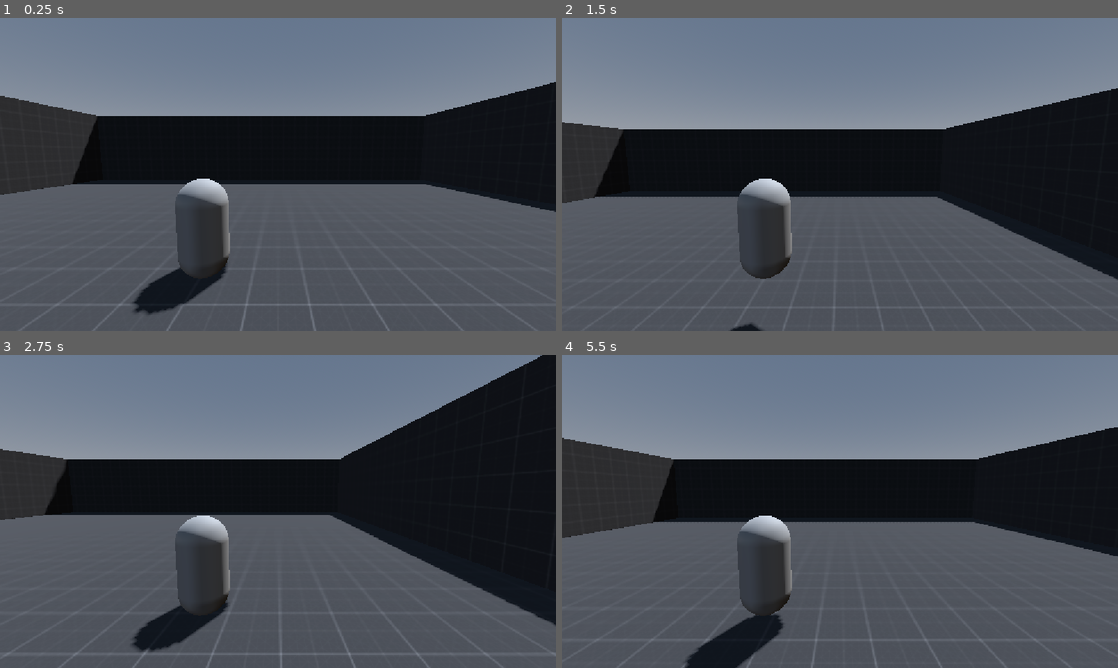
Above: before the commit, frames 1-4 (two rows, left to right).
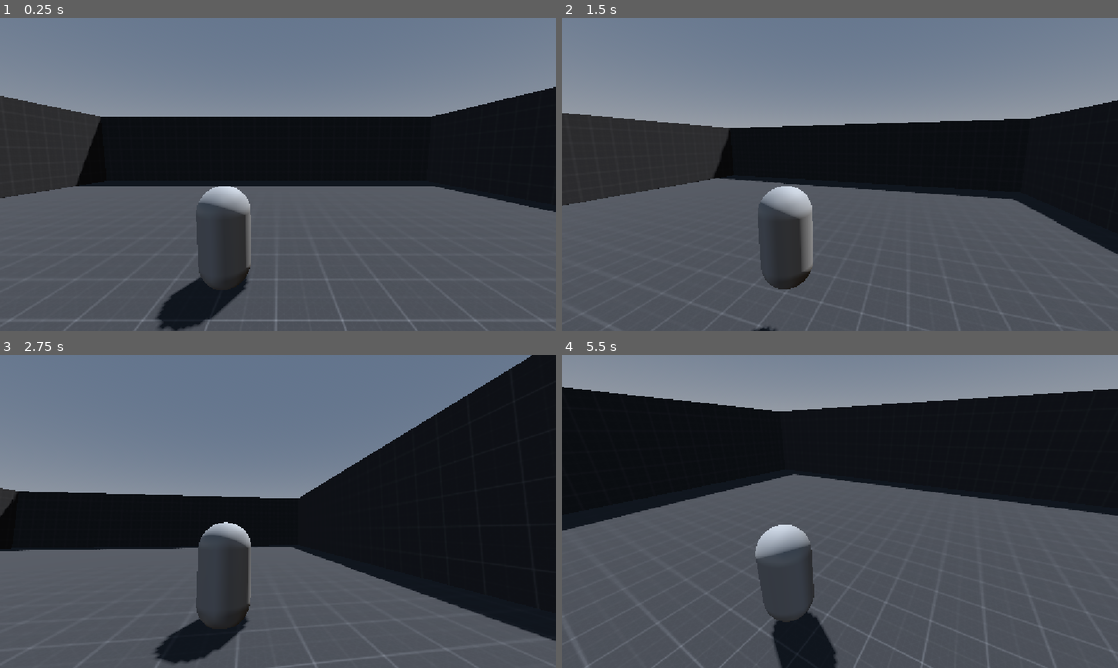
Above: after the commit, the same moments.

Repository: alavanzasp-code/IJStudio
Game: Godot game, scene res://Test Area (World)/test_area.tscn
Same seed, same stepped clock (60 frames per second), same inputs: the game is played once before the commit and once after it.
Inputs (mouse positions are in pixels of both pictures, inside the frame that each line leads up to):
- Up to frame 1 (0.25 s): no input
- Up to frame 2 (1.5 s): tap Enter at 0.5 s; move the mouse to (962, 158) at 0.52 s; hold D (right) 0.53-1.28 s; tap Ctrl (slide) at 0.6 s; click (962, 158) at 0.67 s; tap Space (jump) at 0.77 s; move the mouse to (728, 190) at 1.27 s; hold S (down) from 1.28 s (still down); tap Shift (sprint) at 1.35 s; click (728, 190) at 1.42 s
- Up to frame 3 (2.75 s): tap Space (jump) at 1.52 s; move the mouse to (333, 442) at 2.02 s; release S (down) at 2.03 s; hold D (right) from 2.03 s (still down); tap Ctrl (slide) at 2.1 s; click (333, 442) at 2.17 s
- Up to frame 4 (5.5 s): move the mouse to (812, 574) at 2.77 s; release D (right) at 2.78 s; hold W (up) 2.78-3.53 s; tap Shift (sprint) at 2.85, 4.35 s; click (812, 574) at 2.92 s; tap Space (jump) at 3.02, 3.77, 4.52 s; move the mouse to (1006, 558) at 3.52 s; hold A (left) 3.53-5.03 s; tap Ctrl (slide) at 3.6, 5.1 s; click (1006, 558) at 3.67 s; tap Escape (ui_cancel) at 4.15 s; move the mouse to (673, 464) at 4.27 s; click (673, 464) at 4.42 s; move the mouse to (867, 511) at 5.02 s; hold S (down) from 5.03 s (still down); click (867, 511) at 5.17 s

The runs differ from the first frame. In frame 1, 6.4% of the frame differs, in the area x 0-100%, y 20-100%; in frame 2, 13%; in frame 3, 23%; in frame 4, 42%, in the area x 0-100%, y 8-100%.

Commit message:
fix camera movement

Diff:
--- a/Test Area (World)/camera_settings.gd
+++ b/Test Area (World)/camera_settings.gd
@@ -1 +1,52 @@
 extends Node3D
+
+@export_range(0.0001, 0.02, 0.0001) var mouse_sensitivity := 0.002
+@export_range(1.0, 89.0, 1.0) var max_pitch_degrees := 85.0
+
+@onready var character := get_parent() as CharacterBody3D
+
+var yaw := 0.0
+var pitch := 0.0
+
+
+func _ready() -> void:
+	if character == null:
+		push_error("Camera Settings must be a child of a CharacterBody3D.")
+		set_process_input(false)
+		return
+
+	yaw = character.rotation.y
+	pitch = rotation.x
+	Input.set_mouse_mode(Input.MOUSE_MODE_CAPTURED)
+
+
+func _input(event: InputEvent) -> void:
+	if event.is_action_pressed("ui_cancel"):
+		var mouse_is_captured := Input.get_mouse_mode() == Input.MOUSE_MODE_CAPTURED
+		Input.set_mouse_mode(
+			Input.MOUSE_MODE_VISIBLE if mouse_is_captured else Input.MOUSE_MODE_CAPTURED
+		)
+		return
+
+	if (
+		event is InputEventMouseButton
+		and event.button_index == MOUSE_BUTTON_LEFT
+		and event.pressed
+		and Input.get_mouse_mode() != Input.MOUSE_MODE_CAPTURED
+	):
+		Input.set_mouse_mode(Input.MOUSE_MODE_CAPTURED)
+		return
+
+	if event is InputEventMouseMotion and Input.get_mouse_mode() == Input.MOUSE_MODE_CAPTURED:
+		look_around(event.screen_relative)
+
+
+func look_around(mouse_movement: Vector2) -> void:
+	yaw -= mouse_movement.x * mouse_sensitivity
+	pitch -= mouse_movement.y * mouse_sensitivity
+	pitch = clamp(pitch, -deg_to_rad(max_pitch_degrees), deg_to_rad(max_pitch_degrees))
+
+	# Yaw the character so movement stays relative to the view. Keep pitch on
+	# this pivot so looking up or down never tilts the collision body.
+	character.rotation.y = yaw
+	rotation.x = pitch
--- a/Test Area (World)/player_(test).tscn
+++ b/Test Area (World)/player_(test).tscn
@@ -18,7 +18,9 @@
 mesh = SubResource("CapsuleMesh_mltf8")
 
 [node name="Camera Settings" type="Node3D" parent="." unique_id=1413544793]
+transform = Transform3D(1, 0, 0, 0, 0.9947028, 0.10279253, 0, -0.10279253, 0.9947028, 0, 0, 0)
 script = ExtResource("2_uyn5y")
 
-[node name="Camera3D" type="Camera3D" parent="." unique_id=1097398870]
-transform = Transform3D(1, 0, 0, 0, 0.9947028, 0.10279253, 0, -0.10279253, 0.9947028, 1.5, 1.5, 4)
+[node name="Camera3D" type="Camera3D" parent="Camera Settings" unique_id=1097398870]
+transform = Transform3D(1, 0, 0, 0, 1, 0, 0, 0, 1, 1.0335541, 1.2116957, 3.9702067)
+current = true
